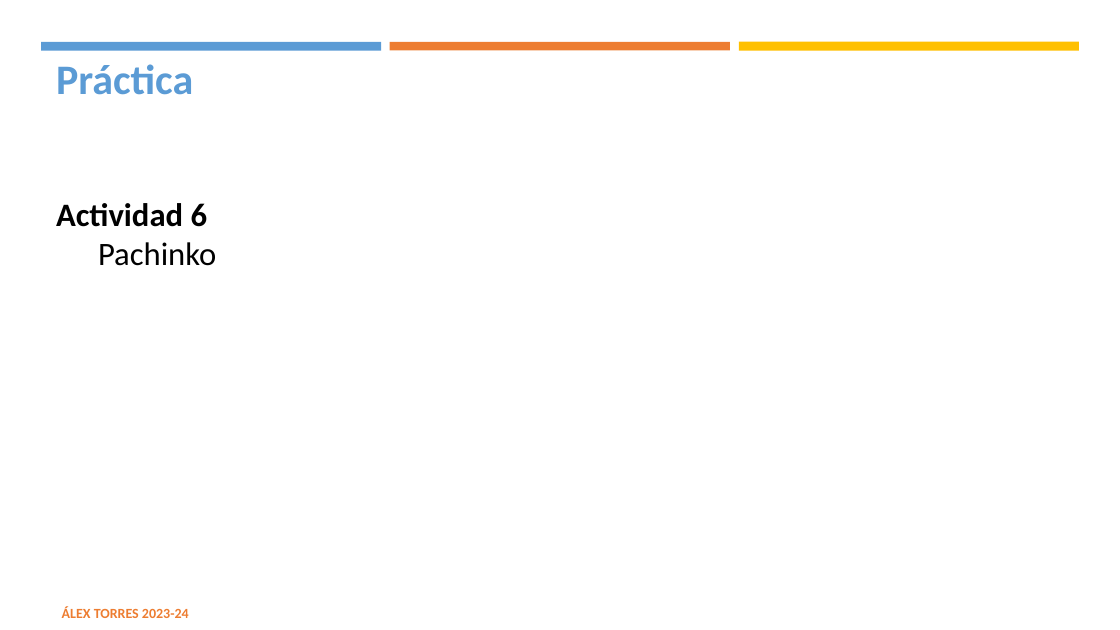
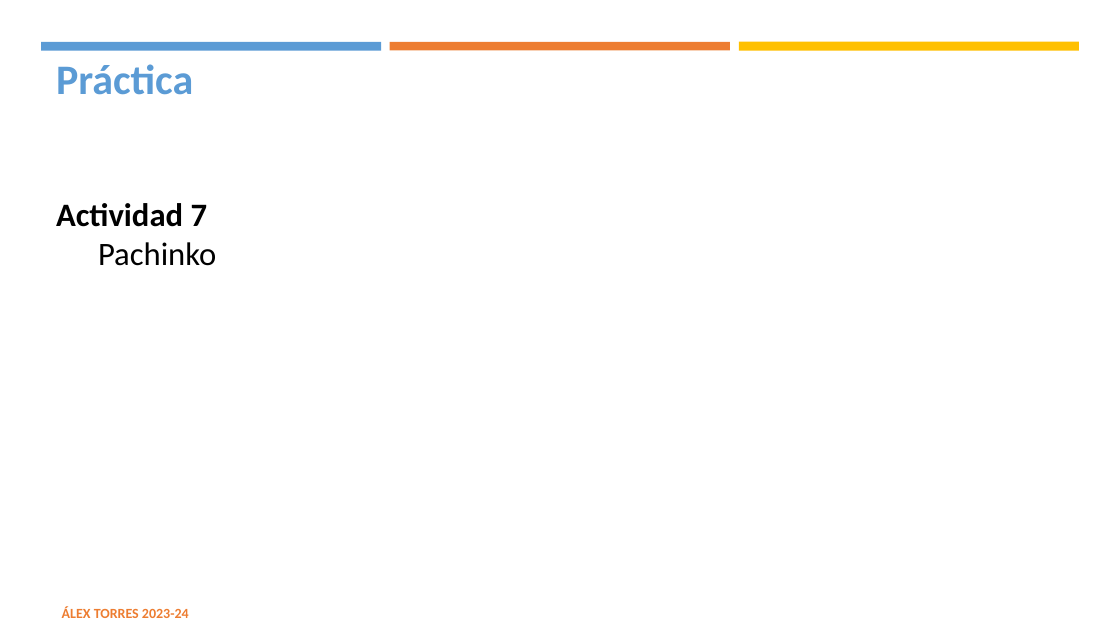
Before and after one commit to sdram58/apuntesPMDM, a slide deck: slide 72 of alex/UD9/UD9.4 Clase GameObject.pptx (slide 70 before the commit). Drawn at 1120x630 pixels with LibreOffice and Linux fonts; fonts in the diff are those of the drawing. Boxes give left, top, right and bottom in pixels: in the first picture for what was removed or moved away, otherwise in the second. Text is boxed around its words. In the diff, an @@ line names an element or a change of style, - is before the commit and + after.

```diff
--- a/alex/UD9/UD9.4 Clase GameObject.pptx
+++ b/alex/UD9/UD9.4 Clase GameObject.pptx
@@ text at (56, 203, 208, 227): text changed @@
-Actividad 6
+Actividad 7
```
Also in this commit, not shown: 5 other slides changed, 2 slides added, 55 other files.
